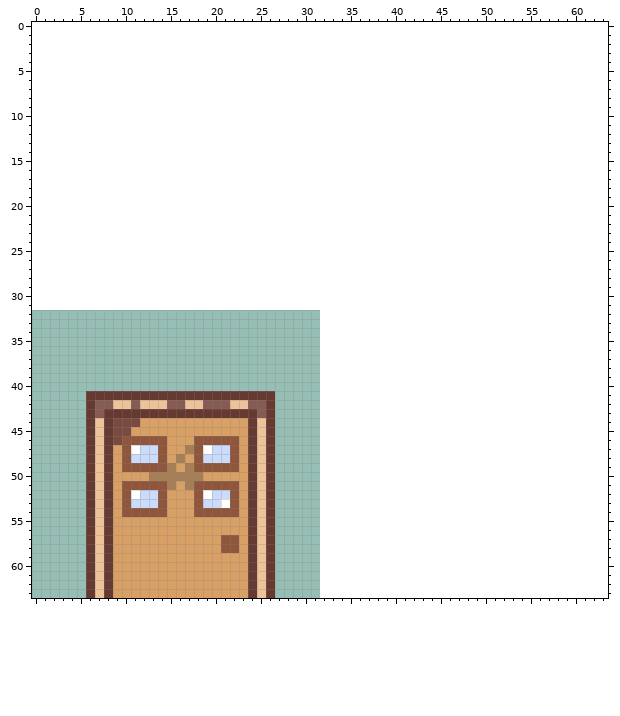
Pixel-art file -- Assets Vale/playerFollower.aseprite. The picture above is the old version.
32x32 pixels, 1 frame. The old version is drawn lined up with the new one, on the new canvas.
Once edited:
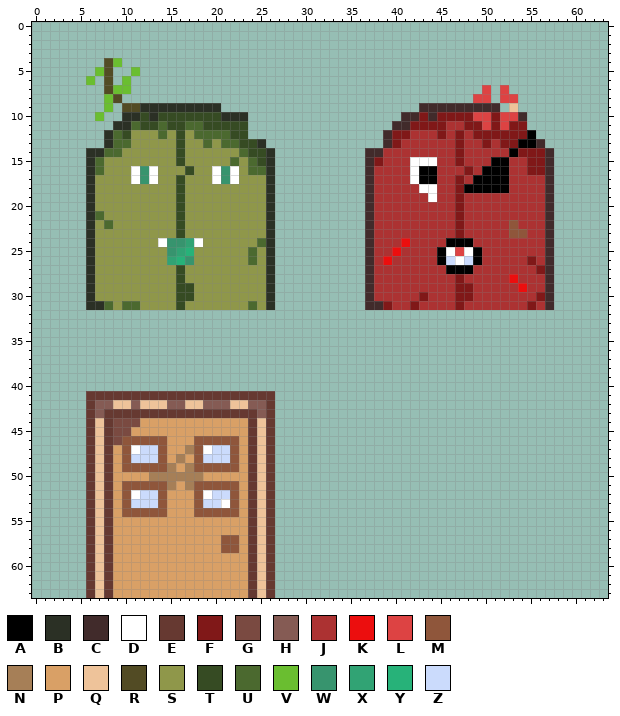
Palette (. is transparent): A #000000  B #2b3025  C #412b2b  D #ffffff  E #663931  F #801818  G #7a4a41  H #855b54  J #ac3232  K #ec0e0e  L #dd4343  M #8f563b  N #a67f57  P #d9a066  Q #eec39a  R #524b24  S #8f974a  T #364b23  U #4b692f  V #6abe30  W #37946e  X #31a374  Y #27b279  Z #cbdbfc
Change:
canvas 32x32 -> 64x64, the old top-left corner now at 0,32
y 4: x 8..9 .. -> RV
y 5: x 7..8 .. -> VR; x 11 . -> V
y 6: x 6 . -> V; x 8 . -> R; x 10 . -> V
y 7: x 8..10 ... -> RVV; x 50 . -> L; x 52 . -> L
y 8: x 8..9 .. -> VR; x 49..50 .. -> LL; x 52..53 .. -> LL
y 9: x 8 . -> V; x 10..20 ........... -> RRBBBBBBBBB; x 43..51 ......... -> CCCCCCCCC; x 53 . -> Q
y 10: x 7 . -> V; x 10..23 .............. -> BBTBTTTTTTTBBB; x 41..54 .............. -> CCFCFFFFLLFLLC
y 11: x 9..23 ............... -> BBUTTUTTUUTTTTT; x 40..54 ............... -> CCFFFFJJFFLFLFF
y 12: x 8..23 ................ -> BUTSSSUSTSUUUUTT; x 39..55 ................. -> CFFJJJFJFJFFFFFFA
y 13: x 8..25 .................. -> BUUSSSSSTSSUSUUTTB; x 39..56 .................. -> CFJJJJJJFJJFJFFAAC
y 14: x 6..26 ..................... -> BBUUSSSSSSTSSSSSSUTTB; x 37..57 ..................... -> CCJJJJJJJJFJJJJJAFFFC
y 15: x 6..26 ..................... -> BUSSSSSSSSTSSSSSUSUTB; x 37..57 ..................... -> CFJJJDDDJJFJJJAAJJFFC
y 16: x 6..26 ..................... -> BUSSSDWDSSSTSSDWDSUUB; x 37..57 ..................... -> CJJJJDAAJJJFJAAAJJFFC
y 17: x 6..26 ..................... -> BSSSSDWDSSTSSSDWDSSSB; x 37..57 ..................... -> CJJJJDAAJJFJAAAAJJJJC
y 18: x 6..26 ..................... -> BSSSSSSSSSTSSSSSSSSSB; x 37..57 ..................... -> CJJJJJDDJJFAAAAAJJJJC
y 19: x 6..26 ..................... -> BSSSSSSSSSTSSSSSSSSSB; x 37..57 ..................... -> CJJJJJJDJJFJJJJJJJJJC
y 20: x 6..26 ..................... -> BSSSSSSSSSTSSSSSSSSSB; x 37..57 ..................... -> CJJJJJJJJJFJJJJJJJJJC
y 21: x 6..26 ..................... -> BUSSSSSSSSTSSSSSSSSSB; x 37..57 ..................... -> CJJJJJJJJJFJJJJJJJJJC
y 22: x 6..26 ..................... -> BSUSSSSSSSTSSSSSSSSSB; x 37..57 ..................... -> CJJJJJJJJJFJJJJJMJJJC
y 23: x 6..26 ..................... -> BSSSSSSSSSTSSSSSSSSSB; x 37..57 ..................... -> CJJJJJJJJJFJJJJJMMJJC
y 24: x 6..26 ..................... -> BSSSSSSSDWWXDSSSSSSUB; x 37..57 ..................... -> CJJJKJJJJAAAJJJJJJJJC
y 25: x 6..26 ..................... -> BSSSSSSSSWXYSSSSSSUSB; x 37..57 ..................... -> CJJKJJJJADLDAJJJJJJJC
y 26: x 6..26 ..................... -> BSSSSSSSSXYWSSSSSSUSB; x 37..57 ..................... -> CJKJJJJJAZDZAJJJJJFJC
y 27: x 6..26 ..................... -> BSSSSSSSSSTSSSSSSSSSB; x 37..57 ..................... -> CJJJJJJJJAAAJJJJJJJFC
y 28: x 6..26 ..................... -> BSSSSSSSSSTSSSSSSSSSB; x 37..57 ..................... -> CJJJJJJJJJFJJJJJKJJJC
y 29: x 6..26 ..................... -> BSSSSSSSSSTTSSSSSSSSB; x 37..57 ..................... -> CJJJJJJJJJFFJJJJJKJJC
y 30: x 6..26 ..................... -> BSSSSSSSSSTTSSSSSSSSB; x 37..57 ..................... -> CJJJJJFJJJFFJJJJJJJFC
y 31: x 6..26 ..................... -> BBUSUUSSSSTSSSSSSSUSB; x 37..57 ..................... -> CCFJJFJJJJFJJJJJJJFJC
